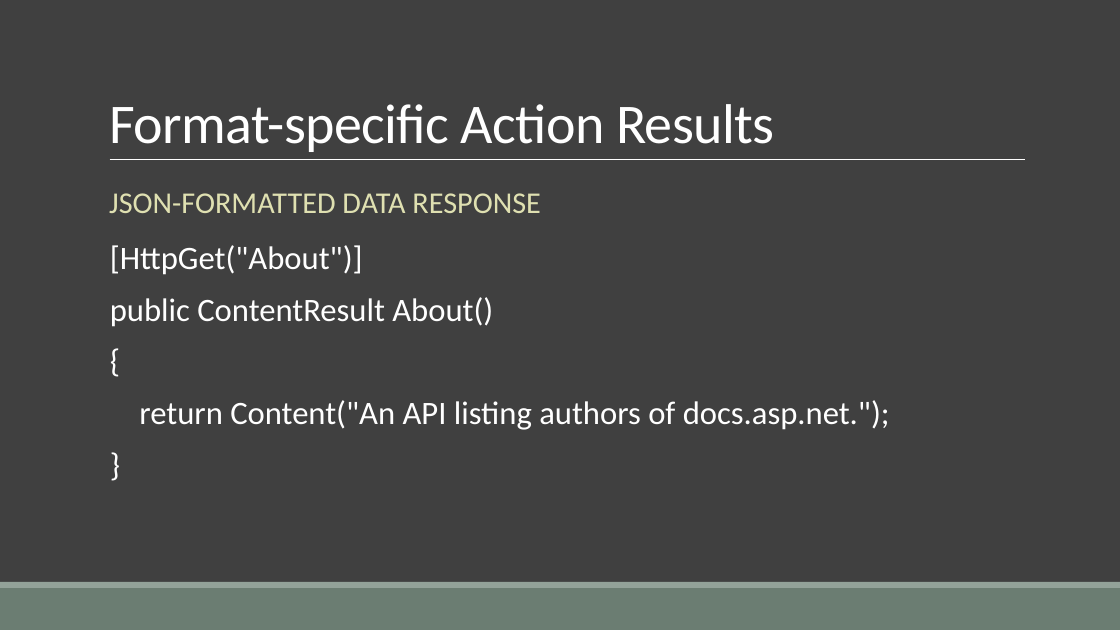
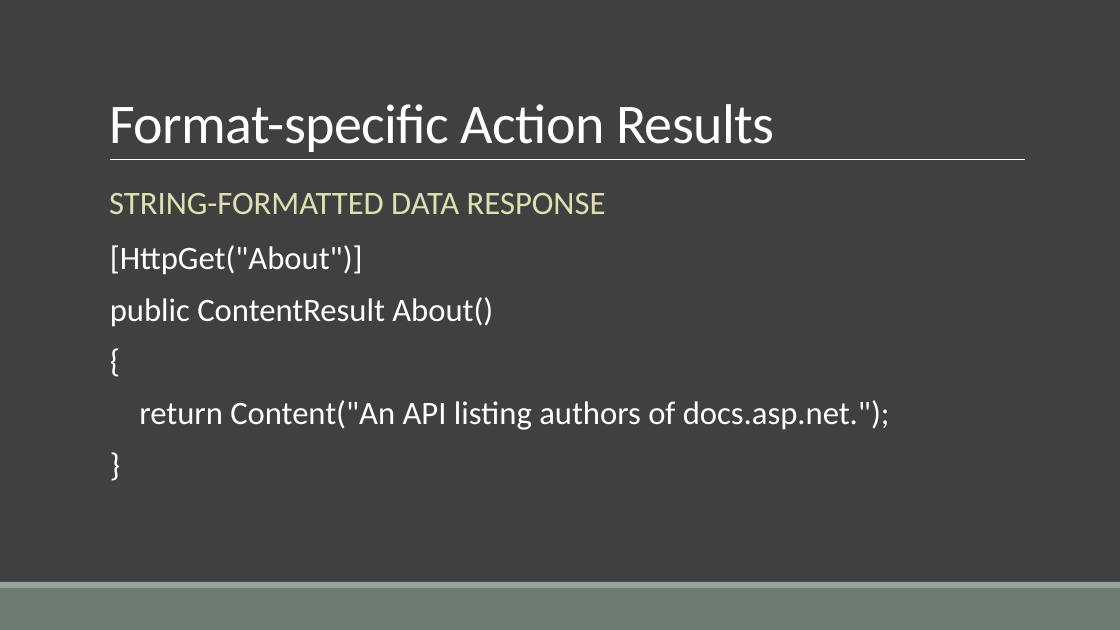
Before and after one commit to cwoodruff/aspnet-5-web-api-workshop, a slide deck: slide 4 of module-1/01-12 Formatting Reponse Data in your API/01-12 Formatting Response Data in your API.pptx. Drawn at 1120x630 pixels with LibreOffice and Linux fonts; fonts in the diff are those of the drawing. Boxes give left, top, right and bottom in pixels: in the first picture for what was removed or moved away, otherwise in the second. Text is boxed around its words. In the diff, an @@ line names an element or a change of style, - is before the commit and + after.

Commit message:
updated Response Data docs and slides

```diff
--- a/module-1/01-12 Formatting Reponse Data in your API/01-12 Formatting Response Data in your API.pptx
+++ b/module-1/01-12 Formatting Reponse Data in your API/01-12 Formatting Response Data in your API.pptx
@@ text at <box>109,193,606,214</box>: text changed; size 25.9 to 28 pt @@
-JSON-FORMATTED DATA RESPONSE
+STRING-FORMATTED DATA RESPONSE
```
Also in this commit, not shown: 4 other slides changed, 1 other file.
